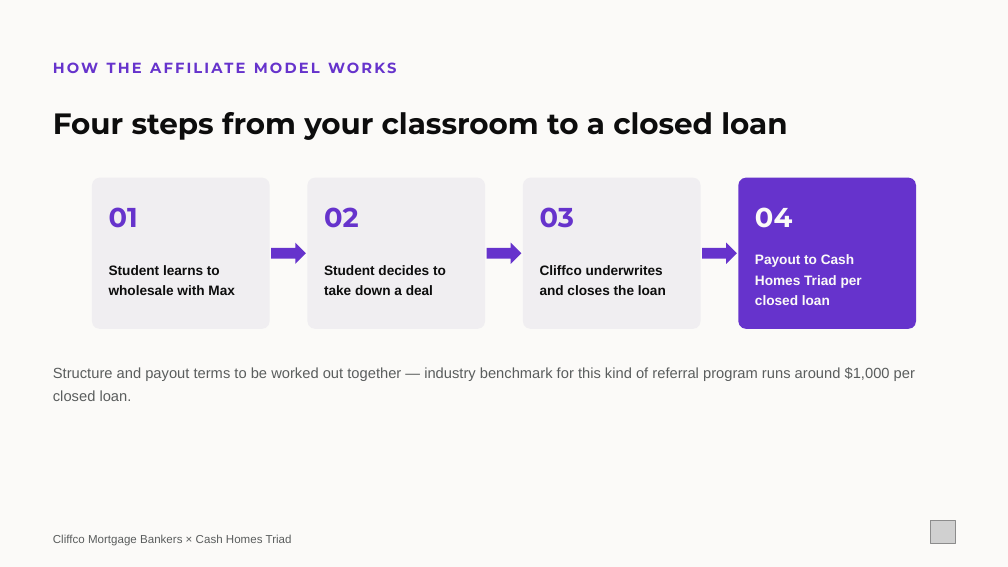
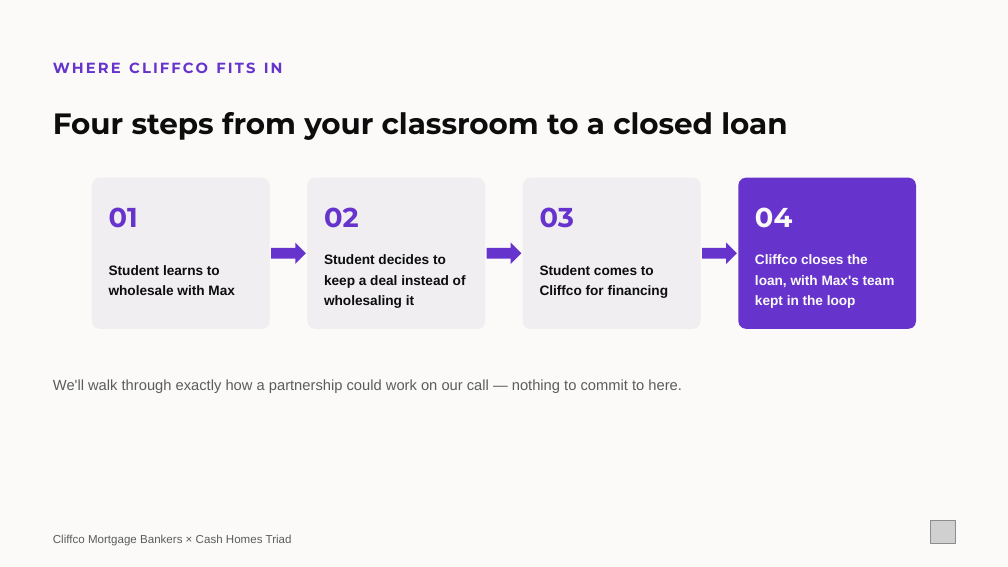
Before and after one commit to loganlevy1/STR, a slide deck: slide 9 of outreach/pitch-decks/cliffco-max-maxwell-partnership.pptx. Drawn at 1008x567 pixels with LibreOffice and Linux fonts; fonts in the diff are those of the drawing; grey boxes stand for pictures. Boxes give left, top, right and bottom in pixels: in the first picture for what was removed or moved away, otherwise in the second. Text is boxed around its words. In the diff, an @@ line names an element or a change of style, - is before the commit and + after.

```diff
--- a/outreach/pitch-decks/cliffco-max-maxwell-partnership.pptx
+++ b/outreach/pitch-decks/cliffco-max-maxwell-partnership.pptx
@@ text at (53, 62, 283, 73): text changed @@
-HOW THE AFFILIATE MODEL WORKS
+WHERE CLIFFCO FITS IN
@@ text at (324, 254, 466, 308): text changed @@
-Student decides to take down a deal
+Student decides to keep a deal instead of wholesaling it
@@ text at (540, 265, 669, 298): text changed @@
-Cliffco underwrites and closes the loan
+Student comes to Cliffco for financing
@@ text at (755, 254, 895, 308): text changed @@
-Payout to Cash Homes Triad per closed loan
+Cliffco closes the loan, with Max's team kept in the loop
@@ text at (53, 379, 682, 393): text changed @@
-Structure and payout terms to be worked out together — industry benchmark for this kind of referral program runs around $1,000 per closed loan.
+We'll walk through exactly how a partnership could work on our call — nothing to commit to here.
```
Also in this commit, not shown: 2 other slides changed, 3 other files.
